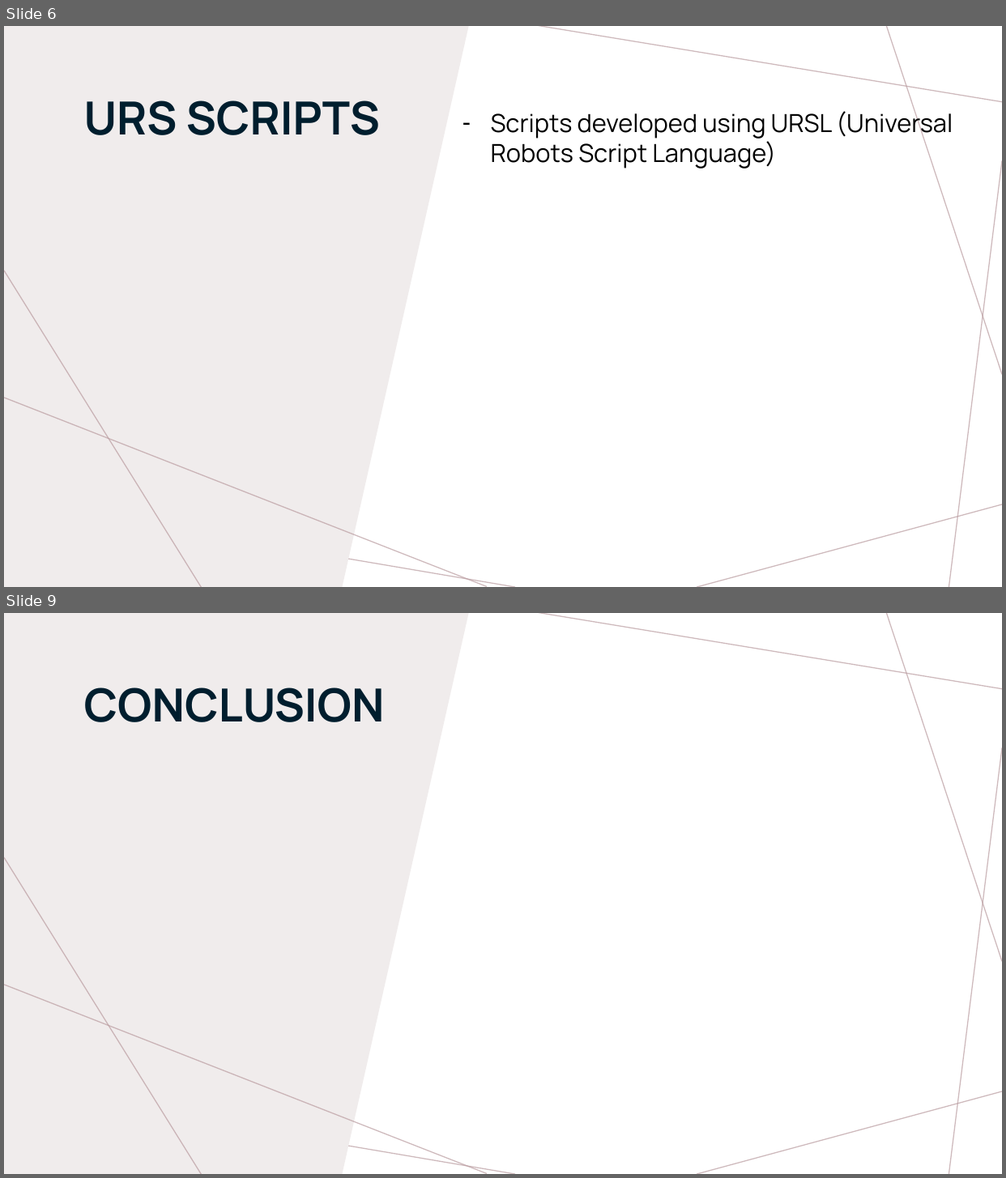
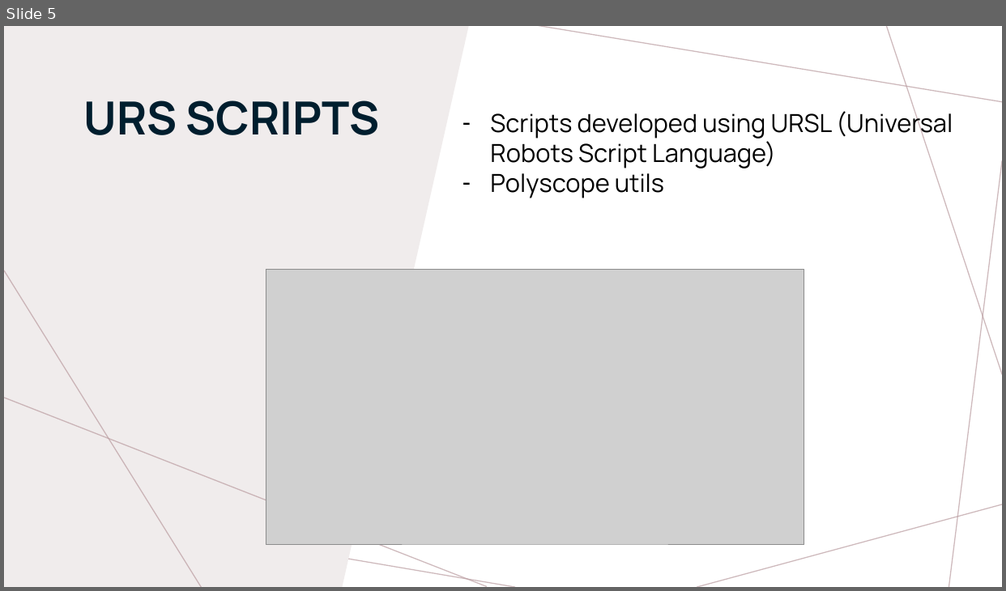
Before and after one commit to thijnmens/robogripper, a slide deck: docs/Delivery Challenge 1 Group 5.pptx. Shown one above the other, each under a label of ours: slides 6 and 9 before the commit, slide 5 after it; the slides between them are not shown. The pictures are 1006x1178 and 1006x591 pixels, drawn with LibreOffice and Linux fonts; fonts in the diff are those of the drawing; grey boxes stand for pictures. Boxes give left, top, right and bottom in pixels: in the first picture for what was removed or moved away, otherwise in the second. Text is boxed around its words. In the diff, an @@ line names an element or a change of style, - is before the commit and + after.

```diff
--- a/docs/Delivery Challenge 1 Group 5.pptx
+++ b/docs/Delivery Challenge 1 Group 5.pptx
@@ slide 9 removed at [4, 613, 1002, 1174], background #FFFFFF; not listed: 7 template elements that a slide beside it also shows @@
@@ freeform shape removed at [4, 613, 469, 1174] @@
@@ title removed at [84, 688, 385, 722] @@
-CONCLUSION
@@ line removed from (202, 1174) to (4, 858) @@
@@ line removed from (487, 1174) to (4, 985) @@
@@ what was slide 6 is now slide 5 @@
@@ slide 5 changed as well @@
@@ text at [490, 173, 664, 199]: paragraph added @@
+– Polyscope utils
@@ picture added at [266, 269, 804, 544] @@
```
Also in this commit, not shown: 4 other slides changed, 2 slides added, 3 other slides removed, 26 other files.
